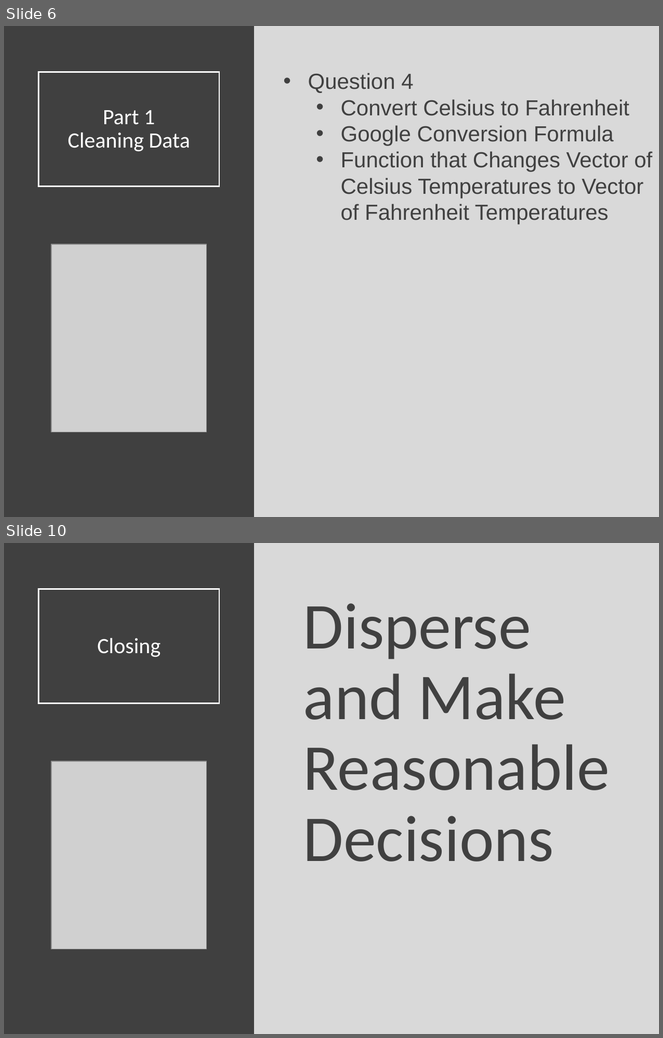
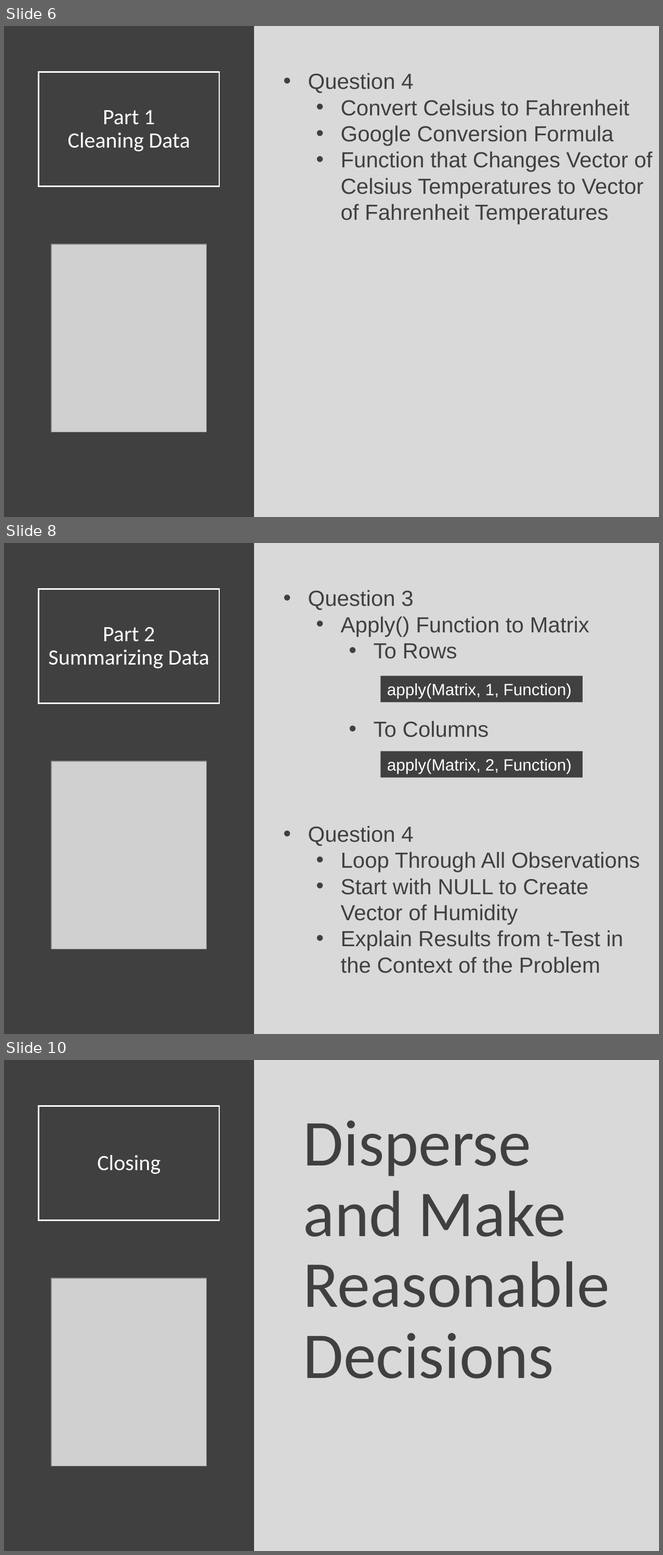
Before and after one commit to SuperMarioGiacomazzo/STOR320_WEBSITE, a slide deck: Lecture/Programming 4/Programming_4_Lecture.pptx. Shown one above the other, each under a label of ours: slides 6 and 10 before the commit, slides 6, 8 and 10 after it; the slides between them are not shown. The pictures are 663x1038 and 663x1555 pixels, drawn with LibreOffice and Linux fonts; fonts in the diff are those of the drawing; grey boxes stand for pictures. Boxes give left, top, right and bottom in pixels: in the first picture for what was removed or moved away, otherwise in the second. Text is boxed around its words. In the diff, an @@ line names an element or a change of style, - is before the commit and + after.

```diff
--- a/Lecture/Programming 4/Programming_4_Lecture.pptx
+++ b/Lecture/Programming 4/Programming_4_Lecture.pptx
@@ slide 8 added at box(4, 543, 659, 1034), background #D9D9D9 @@
@@ rectangle added at box(4, 543, 254, 1034), fill #404040 @@
@@ title added at box(39, 589, 220, 704), outline #FFFFFF 1.5 pt, 24 pt, text #FFFFFF @@
+Part 2
+Summarizing Data
@@ text added at box(308, 590, 640, 974), 24 pt, text #404040 @@
+• Question 3
+  • Apply() Function to Matrix
+    • To Rows
+    • To Columns
+• Question 4
+  • Loop Through All Observations
+  • Start with NULL to Create Vector of Humidity
+  • Explain Results from t-Test in the Context of the Problem
@@ rectangle added at box(380, 676, 583, 702), fill #404040, 18 pt, text #FFFFFF @@
+apply(Matrix, 1, Function)
@@ rectangle added at box(380, 752, 583, 778), fill #404040, 18 pt, text #FFFFFF @@
+apply(Matrix, 2, Function)
@@ picture added at box(51, 761, 206, 949) @@
```
Also in this commit, not shown: 1 slide changed, 1 other slide added, 2 slides removed, 1 other file.
